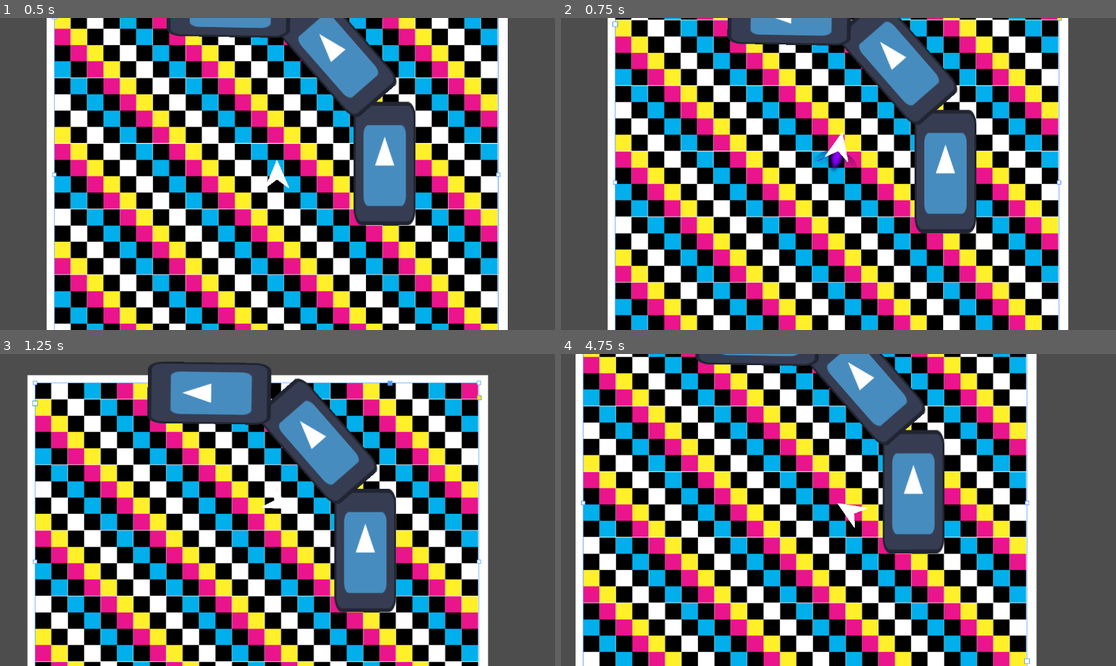
Above: before the commit, frames 1-4 (two rows, left to right).
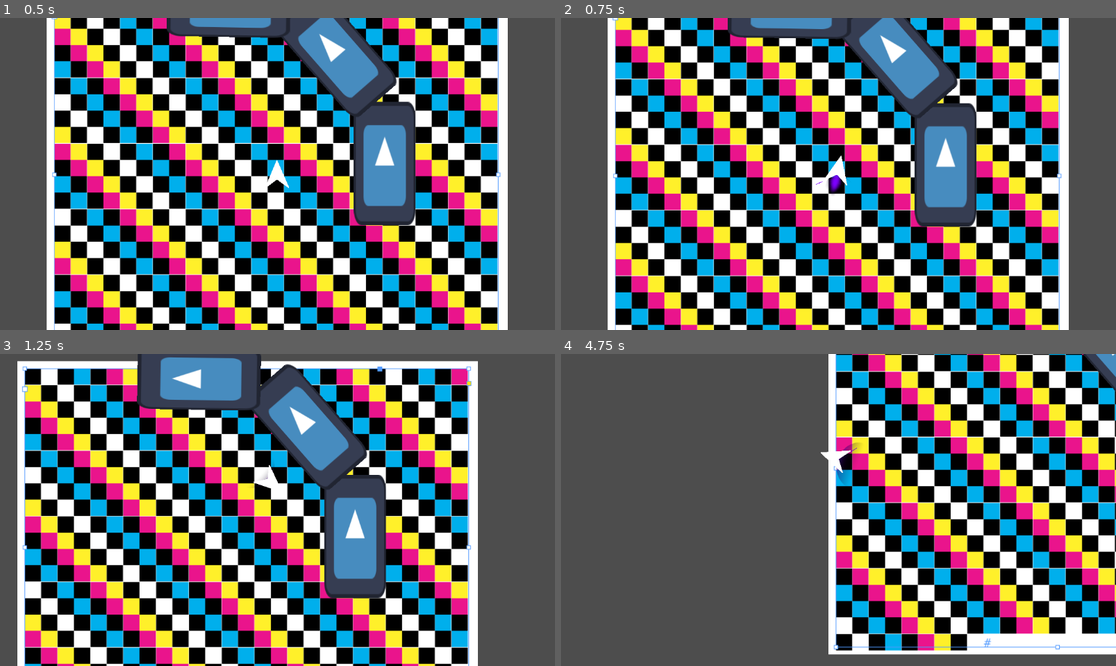
Above: after the commit, the same moments.

Repository: ParadoxArcher/Angle_Advantage
Game: Godot game, scene res://Scenes/GameScene.tscn
Two runs of this game, one before a commit and one after it. Both use one fixed random seed, a clock stepped at 60 frames per second and the inputs below. The engine's default icon, where the game draws it, is replaced by a stand-in: a white triangle on a blue panel in a dark square.
Inputs:
- Up to frame 1 (0.5 s): no input
- Up to frame 2 (0.75 s): tap Enter at 0.5 s; hold D (RotateRight) from 0.53 s (still down); hold W (Boost) from 0.53 s (still down)
- Up to frame 3 (1.25 s): keep holding D (RotateRight); keep holding W (Boost); tap Space (Dodge) at 0.8 s
- Up to frame 4 (4.75 s): release D (RotateRight) at 1.28 s; release W (Boost) at 1.28 s; hold S (Back) 1.28-2.03 s; tap Space (Dodge) at 1.35, 2.3, 2.85, 3.8, 4.35 s; tap W (Boost) at 1.55, 3.05, 4.55 s; hold W (Boost) 2.03-2.78 s; hold D (RotateRight) 2.03-3.53 s; hold W (Boost) 3.53-4.28 s; hold A (RotateLeft) from 3.53 s (still down)

Frame 1 is identical in both runs. In frame 2, 38% of the frame differs, in the area x 9-92%, y 0-100%; in frame 3, 50%; in frame 4, 92%, in the area x 2-100%, y 0-100%.

Commit message:
vault backup: 2025-01-26 08:14:50

Diff:
--- a/zProject Files/Godot/Scenes/Player.tscn
+++ b/zProject Files/Godot/Scenes/Player.tscn
@@ -82,19 +82,19 @@
 script = ExtResource("6_1n3q7")
 
 [node name="RayCastL" type="RayCast2D" parent="WallBoost Detection"]
-target_position = Vector2(-80, -70)
+target_position = Vector2(-90, -75)
 
 [node name="RayCastML" type="RayCast2D" parent="WallBoost Detection"]
-target_position = Vector2(-110, -40)
+target_position = Vector2(-115, -45)
 
 [node name="RayCastM" type="RayCast2D" parent="WallBoost Detection"]
-target_position = Vector2(-125, 0)
+target_position = Vector2(-130, 0)
 
 [node name="RayCastMR" type="RayCast2D" parent="WallBoost Detection"]
-target_position = Vector2(-110, 40)
+target_position = Vector2(-115, 45)
 
 [node name="RayCastR" type="RayCast2D" parent="WallBoost Detection"]
-target_position = Vector2(-80, 70)
+target_position = Vector2(-90, 75)
 
 [node name="VFX" type="Node2D" parent="."]
 show_behind_parent = true
--- a/zProject Files/Godot/Scenes/WallBoostDetection.gd
+++ b/zProject Files/Godot/Scenes/WallBoostDetection.gd
@@ -10,7 +10,7 @@
 
 signal WallBoosting(TotalBoost)
 
-func _physics_process(delta):
+func _physics_process(_delta):
 	if ray_cast_l.is_colliding() or ray_cast_ml.is_colliding() or ray_cast_m.is_colliding() or ray_cast_mr.is_colliding() or ray_cast_r.is_colliding():
 
 		var TotalBoost = 1
@@ -23,5 +23,5 @@
 		if ray_cast_mr.is_colliding():
 			TotalBoost += WallBoostScale
 		if ray_cast_r.is_colliding():
-			TotalBoost += WallBoostScale
-		WallBoosting.emit(clampf(TotalBoost, 0, 1))
+			TotalBoost += clampf(WallBoostScale, 0, 2 - TotalBoost)
+		WallBoosting.emit(TotalBoost)
--- a/zProject Files/Godot/Scripts/PlayerScript.gd
+++ b/zProject Files/Godot/Scripts/PlayerScript.gd
@@ -11,7 +11,7 @@
 ## Boost Variables
 @export var MaxSpeed = 2000
 @export var BoostDecay = [0, .015, .8] # {0: Fluctuating,  1:DecayRate, 2:BoostRelease(cannot be 0)}
-@export var SpeedAccel = [.075, .075] # {0: Fluctuating, 1: Accel} ## Beware WallBoostScale
+@export var SpeedAccel = [.01, .01] # {0: Fluctuating, 1: Accel} ## Beware WallBoostScale
 @export var SpeedDecel = [.001, .001] # {0: Fluctuating,  1: Decel} ## Beware BrakeDecelMult
 var BoostDir = Vector2(0, 0)
 var AccelRate = 0
@@ -100,7 +100,9 @@
 	if Input.is_action_just_pressed("Dodge") and not Crashed: # Calls Dodge() to instantanteously set movement in direction relative to rotation
 		dodge(Vector2(MoveInput.x, -MoveInput.y).normalized())
 
-	if RotaAccel[0] != RotaAccel[1]: # Undoes value changes for Dodge
+	if SpeedAccel[0] != SpeedAccel[1]:
+		SpeedAccel[0] -= clampf((SpeedAccel[0] - SpeedAccel[1] ) * DodgeRotaAccel[1], 0, SpeedAccel[0] - SpeedAccel[1])
+	if RotaAccel[0] != RotaAccel[1]:
 		RotaAccel[0] -= clampf((RotaAccel[0] - RotaAccel[1] ) * DodgeRotaAccel[1], 0, RotaAccel[0] - RotaAccel[1])
 	#endregion
 
@@ -108,7 +110,8 @@
 	RotaSpeed = lerpf(RotaSpeed, MoveInput.x * MaxRota, clampf(RotaRate, 0, 1)) # Rotation Acceleration
 	rotate(RotaSpeed)
 
-
+	print(SpeedAccel[0])
+	print(velocity.length())
 	velocity = lerp(velocity, velocity.normalized(), SpeedDecel[0]) # Momentum
 	velocity = lerp(velocity, BoostDir * MaxSpeed, SpeedAccel[0]) # Acceleration
 
Not shown, changed: .obsidian/workspace.json
Not shown, added: Devlogs/2025-01-25.md
